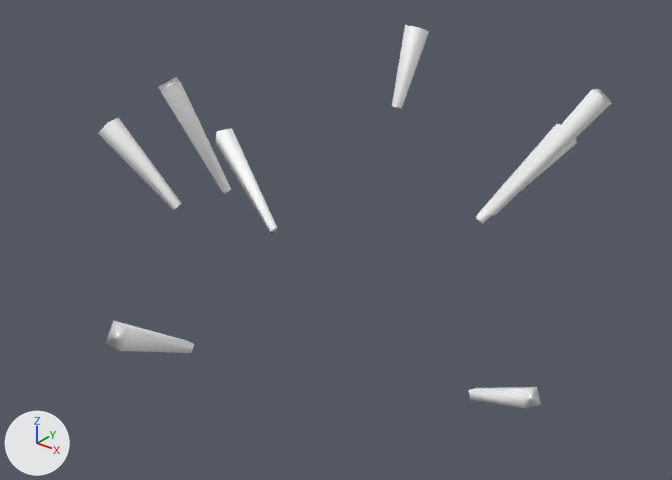
The FBX model Reference/Resource/Mesh/Animation/Effect/E_attract00_start.fbx as it was, and as the next commit left it.
Camera for both pictures: a camera (50 mm lens) standing at (0.046, -0.0601, 0.0605) and looking at (-0.0008, -0.0016, 0.0242). Arrows for +X, +Y and +Z are at lower left; the lights stay in place.

Before the edit, the objects in view are built like this:
```python
mat_lambert1 = principled_material('lambert1')
mat_lambert1.base_color = (1.0, 1.0, 1.0)  # white #ffffff
mat_lambert1.roughness = 0.553
me_model = bpy.data.meshes.new('model')
me_model.from_pydata(...)  # 64 vertices, 96 faces; spans x -2.88..2.47, y 1.71..4.03, z -2.85..2.66
me_model.materials.append(mat_lambert1)  # white #ffffff
ob_model = bpy.data.objects.new('model', me_model)
ob_model.parent = ob_scale_anim
ob_model.location = (0.0, 0.0, 0.0)
```
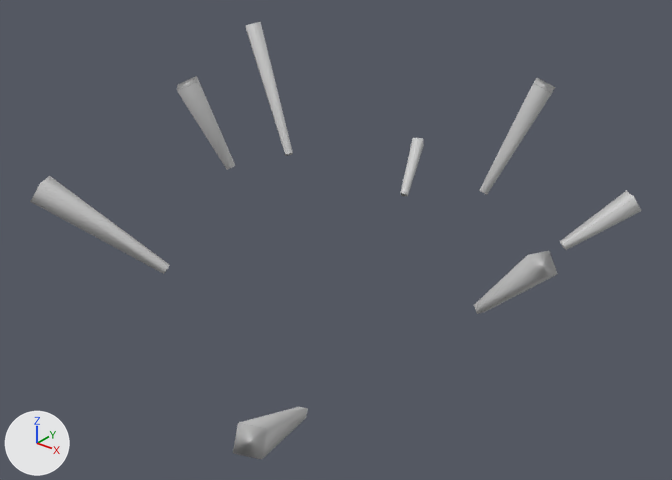
Pixel boxes [x1, y1, x2, y2] of what changed, in the pictures (672 x 480 px):
'model', surface changed, turned
    before: [98, 25, 612, 408]
    after: [30, 22, 641, 459]

What changed in the scene script:
```text
Add img_e_attract00_start_png:
    img_e_attract00_start_png = load_image('E_attract00_start.png', 'E_attract00_start.png', 1024, 1024, 'sRGB')
Change mat_lambert1:
    remove mat_lambert1.base_color = (1.0, 1.0, 1.0)  # white #ffffff
    mat_lambert1.roughness: 0.553 -> 0.5
    add mat_lambert1.texture = img_e_attract00_start_png  # with its transparency
Change ob_model:
    ob_model.rotation_euler: (0.0, 0.0, 0.0) -> (0.0, 2.409, 0.0)  # degrees (0, 0, 0) -> degrees (0, 138, 0)
```
